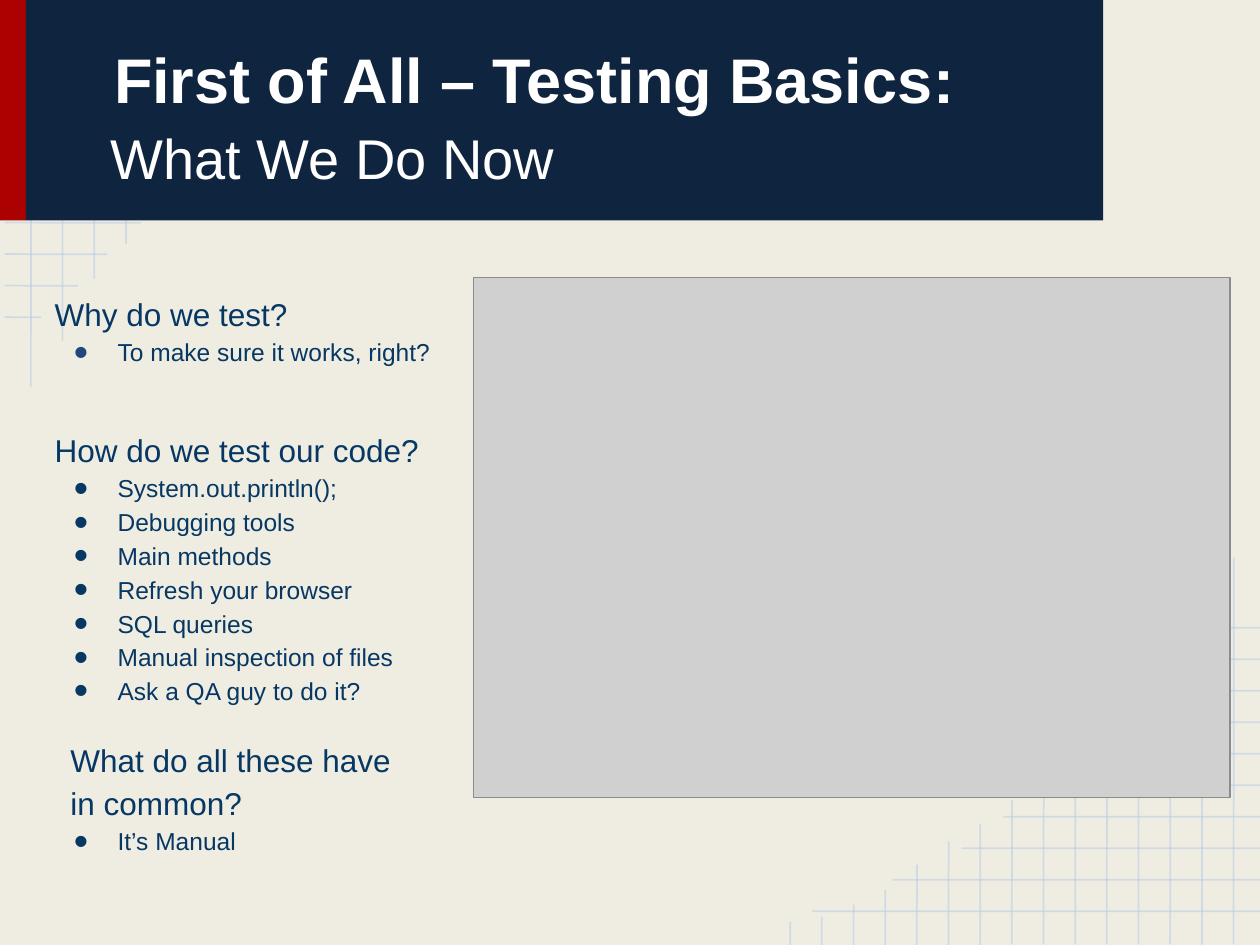
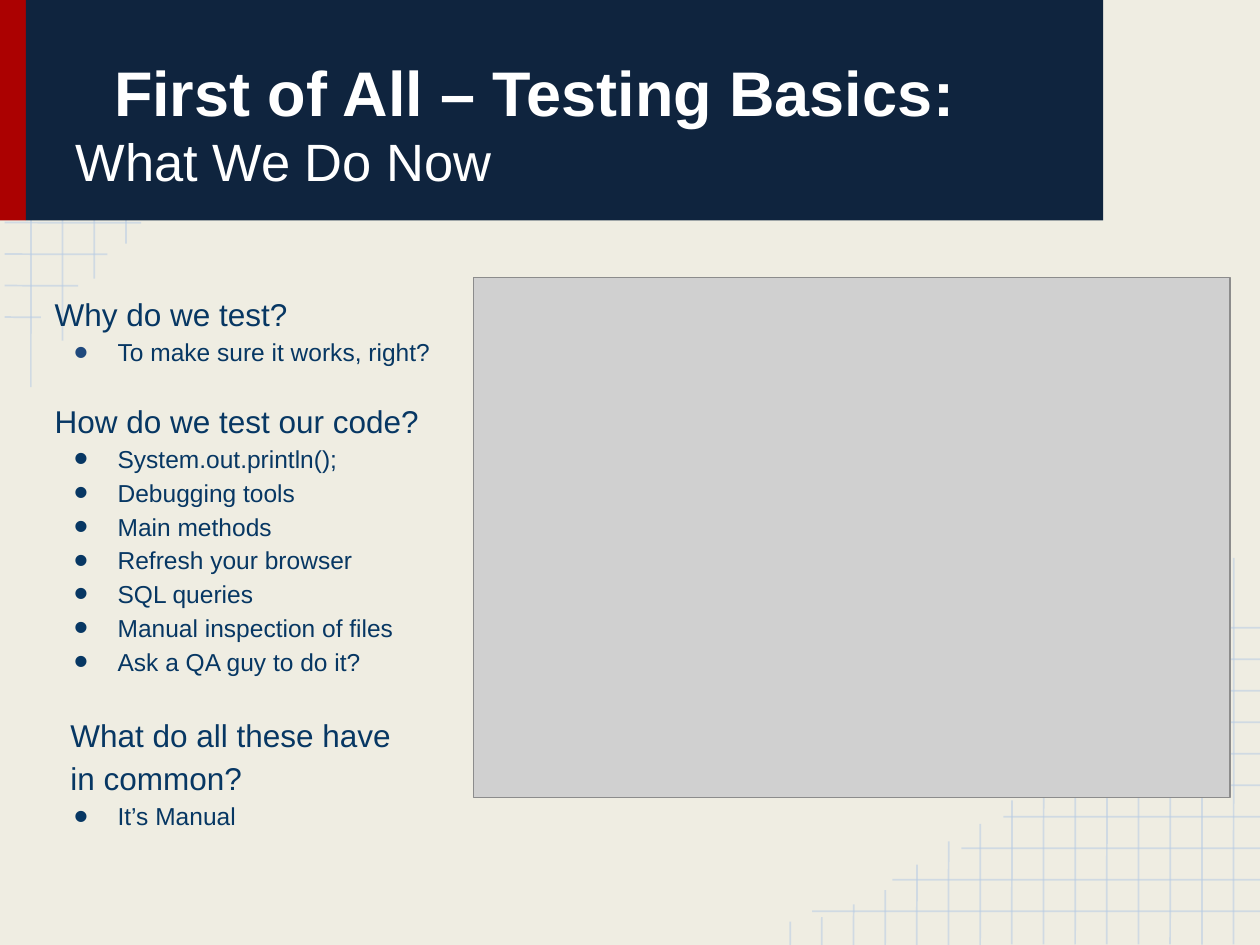
Before and after one commit to bink627/Agile-and-Beyond-TDD, a slide deck: slide 3 of Learning to Test Drive_ A Crash Course in Test Driven Development.pptx. Drawn at 1260x945 pixels with LibreOffice and Linux fonts; fonts in the diff are those of the drawing; grey boxes stand for pictures. Boxes give left, top, right and bottom in pixels: in the first picture for what was removed or moved away, otherwise in the second. Text is boxed around its words. In the diff, an @@ line names an element or a change of style, - is before the commit and + after.

```diff
--- a/Learning to Test Drive_ A Crash Course in Test Driven Development.pptx
+++ b/Learning to Test Drive_ A Crash Course in Test Driven Development.pptx
@@ title "First of All – Testing ..." at (76,70,954,182): size 32 to 30 pt in "What We Do Now" @@
@@ text "Why do we test?" rewrapped from (55,303,429,851) to (55,303,429,826) @@
```
Also in this commit, not shown: 17 other slides changed.
